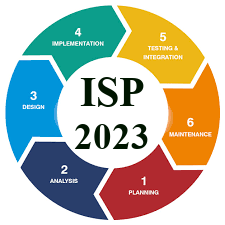
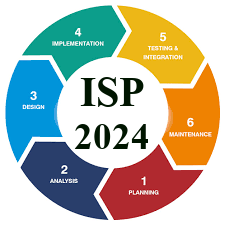
Layered file, before and after one edit (225px x 225px). Changes by layer:
painted on "ISP ..." over [131, 124, 148, 149]
